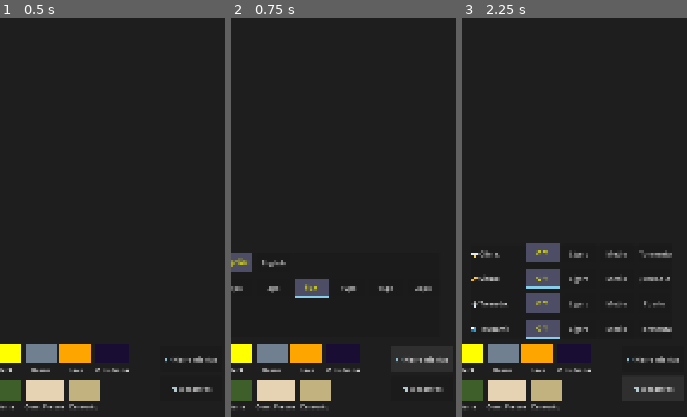
Above: before the commit, frames 1-3 (left to right).
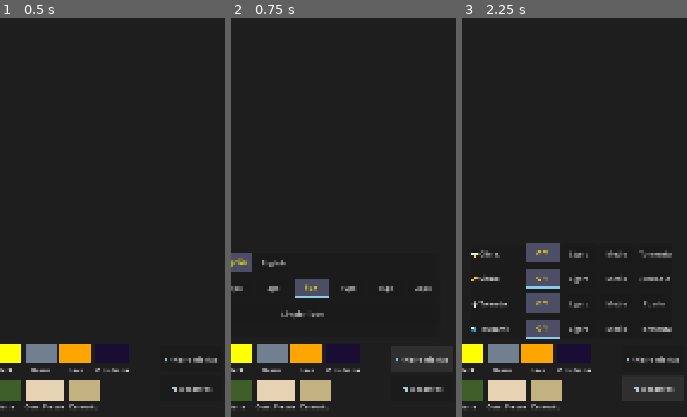
Above: after the commit, the same moments.

Repository: OmarSaez/Sandbox-game
Game: Godot game, scene res://scenes/main/main_scene.tscn
Same seed, same stepped clock (60 frames per second), same inputs: the game is played once before the commit and once after it.
Inputs (mouse positions are % of the whole screen's width and height, from its top left):
- Up to frame 1 (0.5 s): no input
- Up to frame 2 (0.75 s): click "🛠️ Herramientas" at 0.5 s
- Up to frame 3 (2.25 s): click (65, 87) at 1.25 s, where only the run after the commit has a clickable "Limpiar Todo"; click "🌪️ Desastres" at 2 s
The pictures show only the part of the screen within x 50-100%, y 50-100%; the shares and areas given below are measured in that part.

Frame 1 is identical in both runs. In frame 2, 0.2% of the frame differs, in the area x 22-42%, y 73-75%; in frame 3, nothing differs.

Commit message:
Se agrega boton para limpiar todo en herramientas

Diff:
--- a/sandbox/scripts/sandbox/sandbox_grid.gd
+++ b/sandbox/scripts/sandbox/sandbox_grid.gd
@@ -60,7 +60,8 @@
 		"grass": "Pasto",
 		"vine": "Liana",
 		"cem_fresh": "Cem. Fresco",
-		"cement": "Cemento"
+		"cement": "Cemento",
+		"reset": "Limpiar Todo"
 	},
 	"en": {
 		"disasters": "🌪️ Disasters",
@@ -96,7 +97,8 @@
 		"grass": "Grass",
 		"vine": "Vine",
 		"cem_fresh": "Fresh Cement",
-		"cement": "Cement"
+		"cement": "Cement",
+		"reset": "Clear All"
 	}
 }
 
@@ -376,6 +378,16 @@
 		_update_highlights()
 	)
 
+	# DIRECT RESET BUTTON (Bottom of Tools)
+	var reset_btn = Button.new()
+	reset_btn.text = tr[current_language]["reset"]
+	reset_btn.custom_minimum_size = Vector2(0, 50)
+	reset_btn.pressed.connect(func():
+		_clear_all()
+	)
+	ui_elements["reset_btn"] = reset_btn
+	v_box.add_child(reset_btn)
+
 func _setup_disaster_ui():
 	var disaster_btn = Button.new()
 	disaster_btn.name = "DisasterBtn"
@@ -449,6 +461,7 @@
 		# Handle direct button nodes (Tools/Disasters)
 		if key == "tools_btn": node_data.text = tr[current_language]["tools"]
 		elif key == "disaster_btn": node_data.text = tr[current_language]["disasters"]
+		elif key == "reset_btn": node_data.text = tr[current_language]["reset"]
 
 		# Handle Labels (Main labels for rows and material names)
 		elif node_data is Label:
@@ -1398,3 +1411,10 @@
 			"life": randf_range(1.0, 1.8) # Snappier life
 		}
 		visual_sparks.append(spark)
+func _clear_all():
+	cells.fill(0)
+	charge_array.fill(0)
+	tags_array.fill(0)
+	surface_cache.fill(0)
+	_update_texture()
+	_update_highlights()
